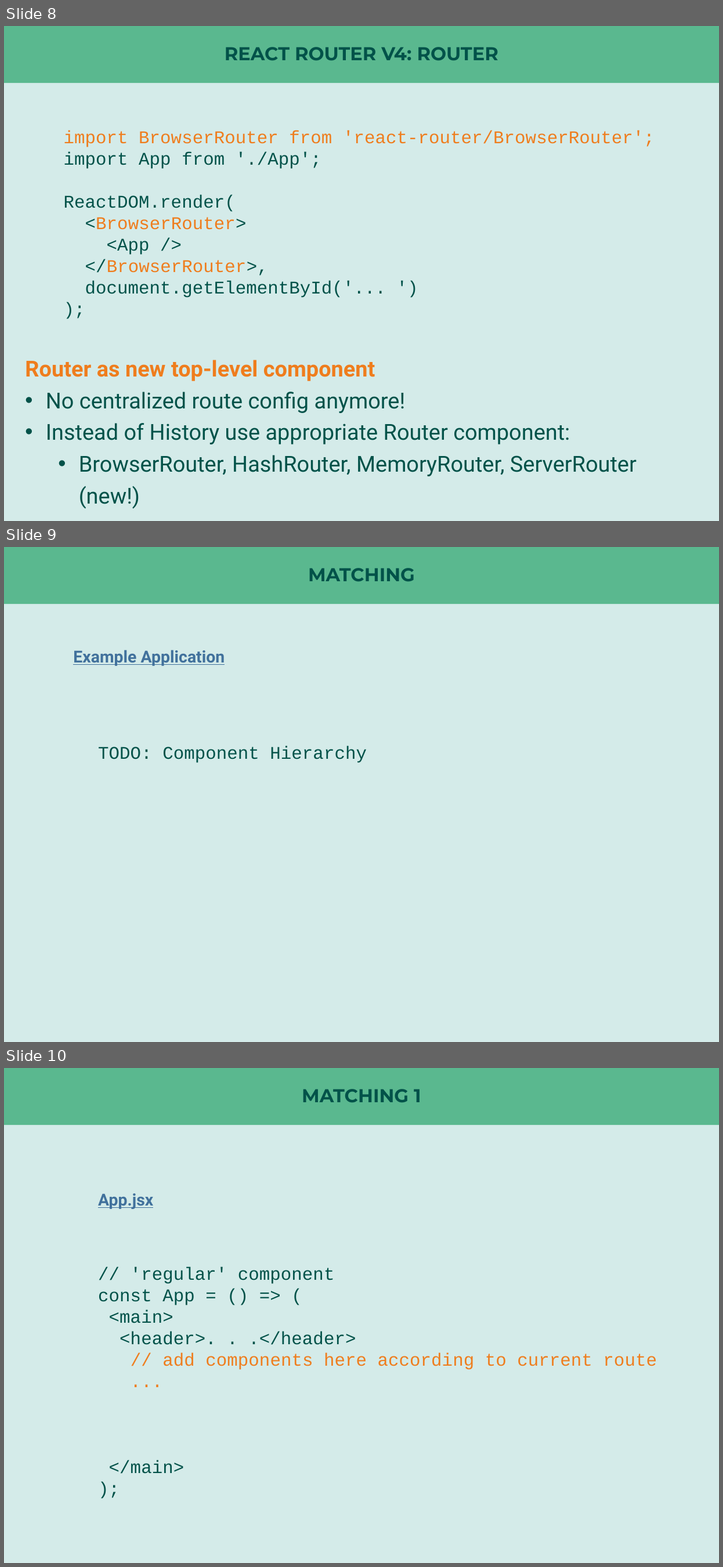
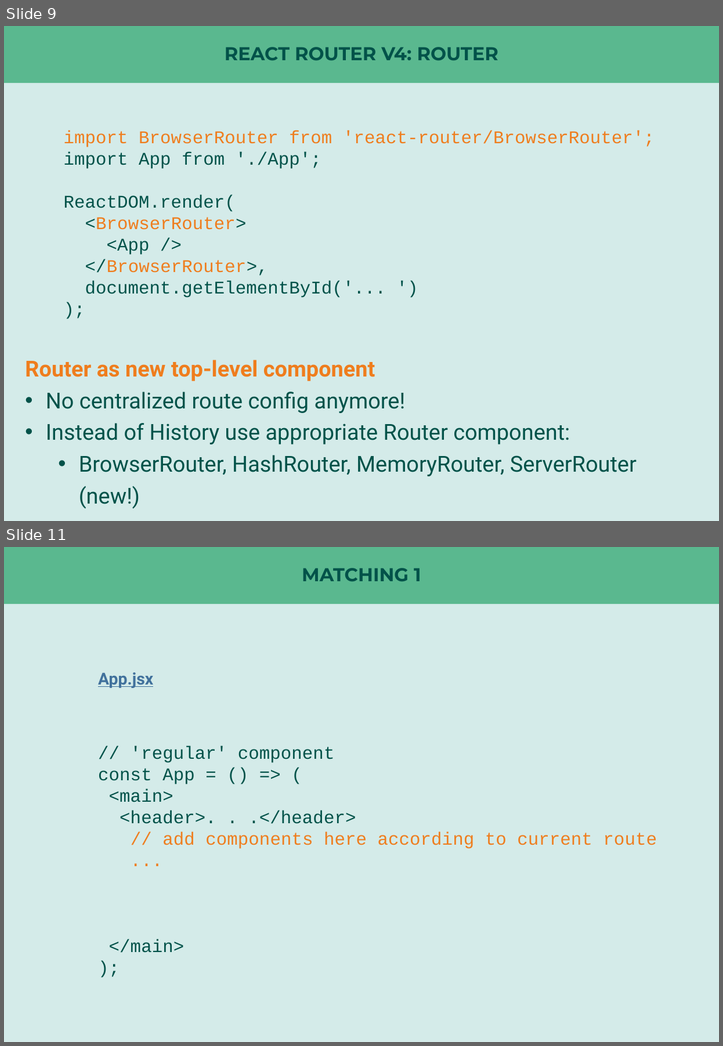
Before and after one commit to nilshartmann/react-rr4-example, a slide deck: react-router-meetup.pptx. Shown one above the other, each under a label of ours: slides 8, 9 and 10 before the commit, slides 9 and 11 after it; the slides between them are not shown. The pictures are 723x1567 and 723x1046 pixels, drawn with LibreOffice and Linux fonts; fonts in the diff are those of the drawing. Boxes give left, top, right and bottom in pixels: in the first picture for what was removed or moved away, otherwise in the second. Text is boxed around its words. In the diff, an @@ line names an element or a change of style, - is before the commit and + after.

```diff
--- a/react-router-meetup.pptx
+++ b/react-router-meetup.pptx
@@ slide 9 removed at (4, 547, 719, 1042), background #D4EBE9; not listed: 1 template element that a slide beside it also shows @@
@@ title removed at (308, 568, 415, 581) @@
-MATCHING
@@ text removed at (73, 650, 225, 666) @@
-Example Application
@@ text removed at (98, 746, 366, 763) @@
-TODO: Component Hierarchy
@@ what was slide 8 is now slide 9 @@
@@ what was slide 10 is now slide 11 @@
```
Also in this commit, not shown: 3 slides changed, 3 slides added, 3 other files.
